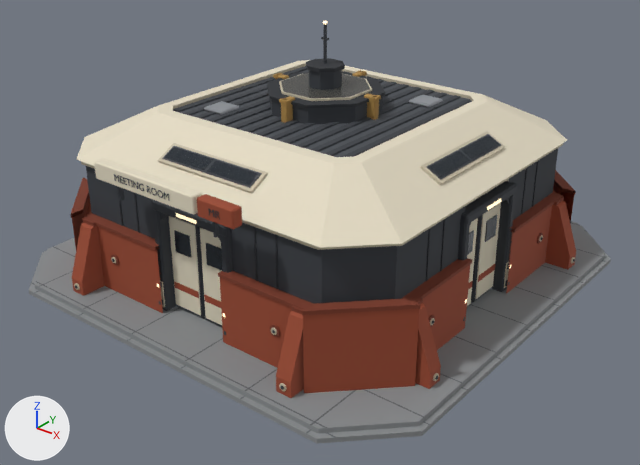
The glTF model src/assets/buildings/meeting-room.glb as it was, and as the next commit left it.
One viewpoint serves both versions: a 50 mm lens placed at (11.3, -14.3, 9.32), pointed at (0.42, -0.7, 0.88). Arrows for +X, +Y and +Z are at lower left; the lights stay in place. The older version comes first. Where no turn or scale is listed for an object, it has been applied to the vertices. Vertices at exactly the same position are counted once.

Objects in the first picture: 'Building_Pad', 'Building_Roof', 'DoorE_LeafR', 'DoorS_LeafL', 'DoorS_LeafR', 'Juntas_125x150_30mm.001', 'Padrao_ARQ_Control_Portal_S_East', 'Padrao_ARQ_Control_Portal_S_South', 'Placa', 'Placa.001', 'Texto_MEETING ROOM', 'Texto_MR', 'Wall_E', 'Wall_S' and 7 more.
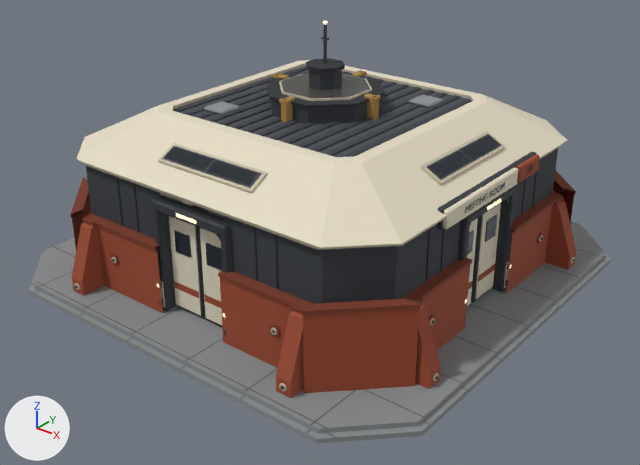
ob_letreiro_padrao is not drawn itself; it is the parent of ob_placa, ob_placa_001, ob_texto_meeting_room, ob_texto_mr.

Where the newer file only moved an object's origin or applied its transform, the numbers keep the older frame.

The change in detail:
me_cube_014 is used by ob_placa; parent ob_letreiro_padrao; location (-0.38, -4.7, 3.1).
me_cube_014 had 24 vertices, 44 faces and spanned x -1.33..1.33, y -0.12..0.12, z -0.18..0.18.
me_cube_014 now has 24 vertices, 44 faces and spans x -1.33..1.33, y -0.06..0.06, z -0.18..0.18.
me_cube_014 part 1: the whole mesh is scaled about its middle by (1, 0.427, 1).
me_cube_015 is used by ob_placa_001; parent ob_letreiro_padrao; location (1.45, -4.7, 3.1).
me_cube_015 had 24 vertices, 44 faces and spanned x -0.43..0.43, y -0.12..0.12, z -0.18..0.18.
me_cube_015 now has 24 vertices, 44 faces and spans x -0.43..0.43, y -0.06..0.06, z -0.18..0.18.
me_cube_015 part 2: all 12 vertices in x -0.43..0.43, y -0.12..-0.095, z -0.18..0.18 are moved by (0.0, 0.06, 0.0).
Other edits to the shape of me_cube_015 do not show in these pictures.
Mesh me_cube_014_1 is new.
It has 24 vertices, 44 faces and spans x -0.06..0.06, y -1.83..1.83, z -0.2..0.2.
It uses material mat_mat_control_atlas_2k.
Object 'Letreiro_Padrao' (ob_letreiro_padrao) moves from (0.0, 0.0, 0.0) to (3.85, 0.0, 0.0).
Object 'Letreiro_Padrao' (ob_letreiro_padrao) turns from (0, 0, 0) to (0, 0, 90) degrees about x, y and z.
Object 'Placa' (ob_placa) moves from (-0.38, -4.7, 3.1) to (-0.468, -0.28, 2.66).
Object 'Placa.001' (ob_placa_001) moves from (1.45, -4.7, 3.1) to (1.363, -0.28, 2.66).
Object 'Texto_MEETING ROOM' (ob_texto_meeting_room) moves from (-0.38, -4.83, 3.1) to (-0.468, -0.352, 2.66).
Object 'Texto_MR' (ob_texto_mr) moves from (1.45, -4.83, 3.1) to (1.363, -0.352, 2.66).
Object 'Fundo_Letreiro' (ob_fundo_letreiro) is new; it shows me_cube_014_1.
Its location is (4.03, 0.0, 2.66).

What differs and where, as boxes [x1, y1, x2, y2] in the pictures (640 x 465 px):
'Placa', mesh rescaled, moved, turned: before [94, 158, 202, 215]; after [443, 167, 518, 229]
'Placa.001', reshaped, moved, turned: before [197, 194, 242, 229]; after [516, 154, 540, 183]
'Fundo_Letreiro', added: after [437, 152, 537, 230]
'Texto_MEETING ROOM', moved, turned: before [114, 174, 169, 201]; after [465, 182, 505, 213]
'Texto_MR', moved, turned: before [208, 208, 220, 219]; after [527, 165, 533, 174]
